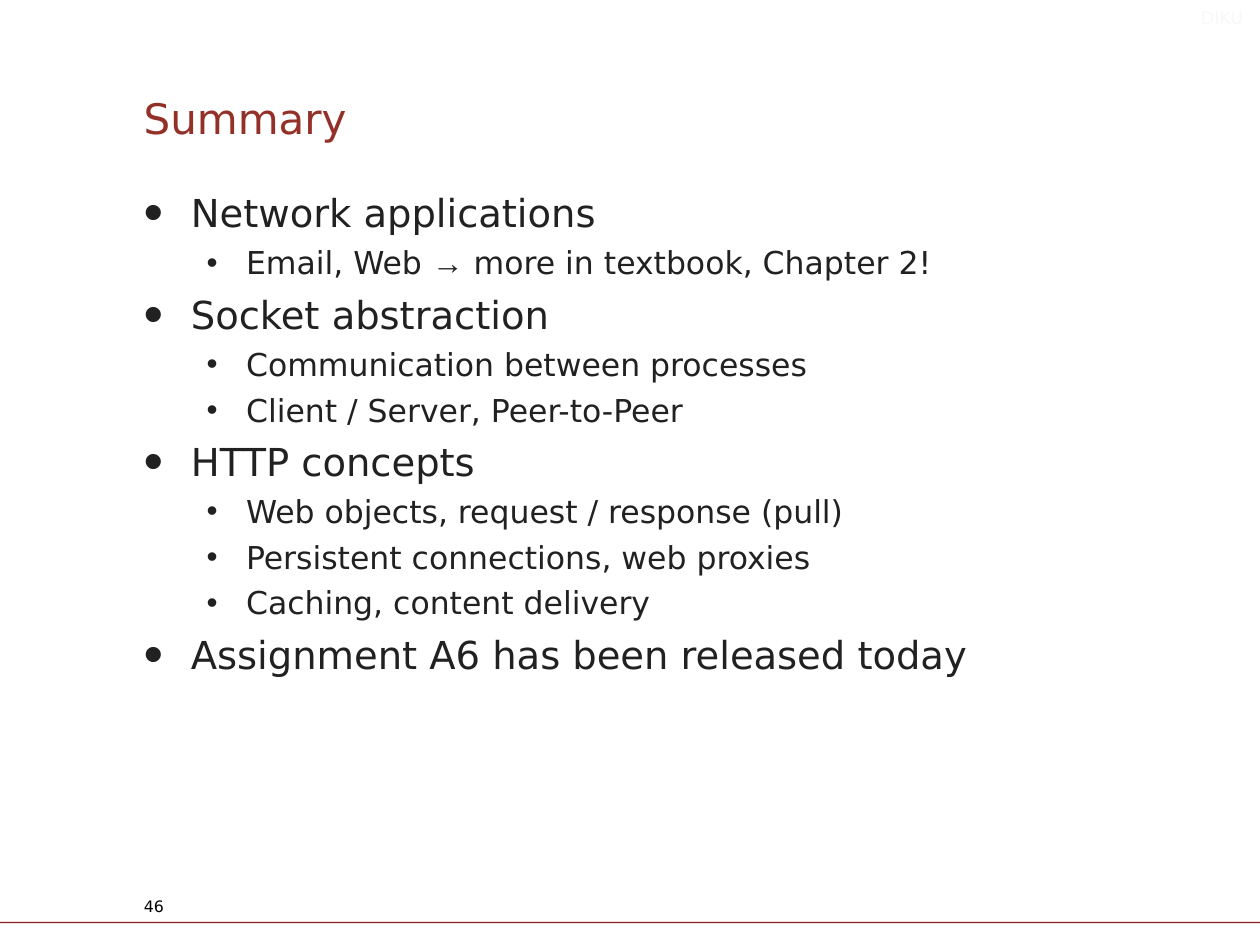
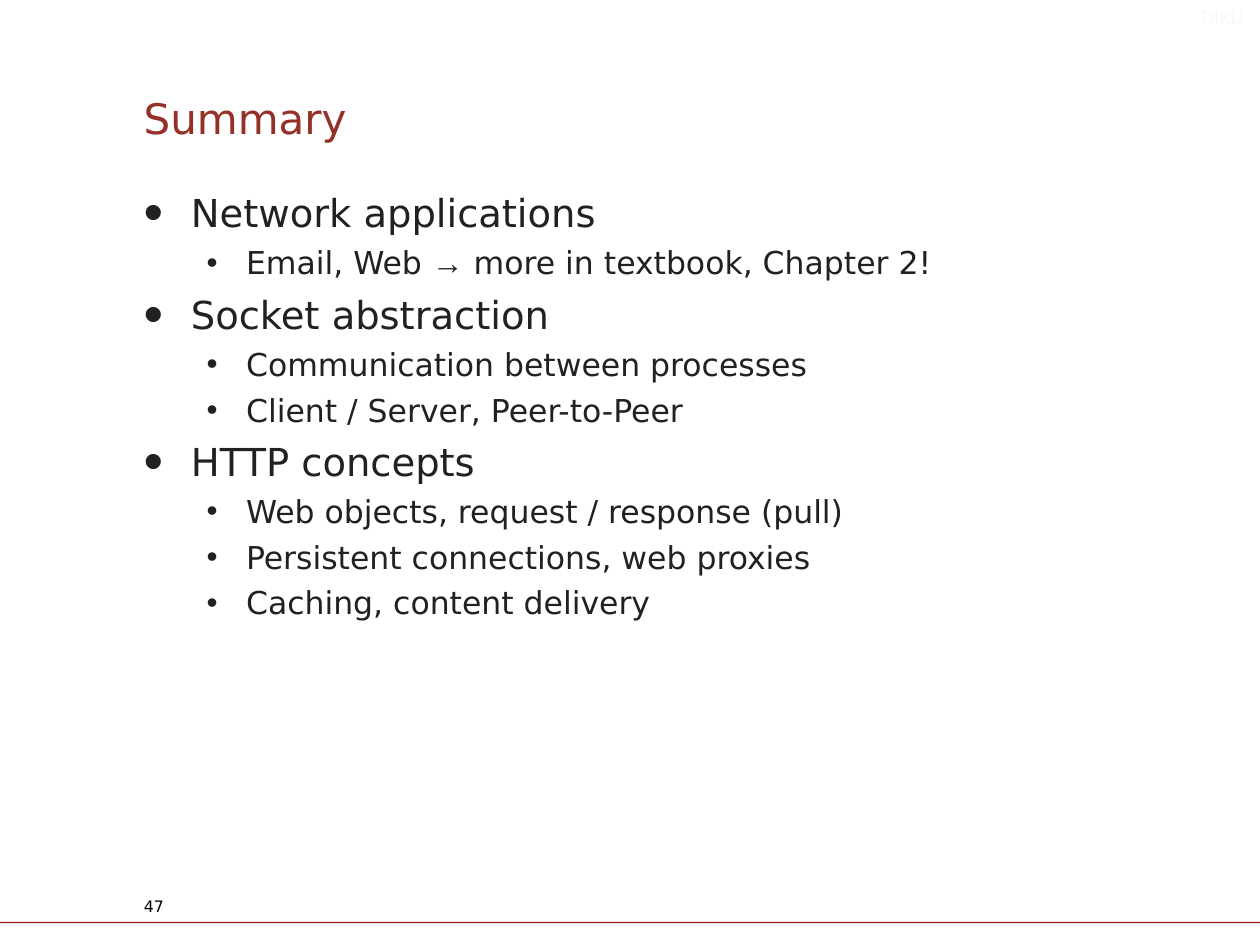
Before and after one commit to diku-compSys/compSys-e2023-pub, a slide deck: slide 47 of lectures/23-11-01_http_caching_and_content_distribution/slides.odp (slide 46 before the commit). Drawn at 1260x945 pixels with LibreOffice and Linux fonts; fonts in the diff are those of the drawing; background and template pictures are left out. Boxes give left, top, right and bottom in pixels: in the first picture for what was removed or moved away, otherwise in the second. Text is boxed around its words. In the diff, an @@ line names an element or a change of style, - is before the commit and + after.

```diff
--- a/lectures/23-11-01_http_caching_and_content_distribution/slides.odp
+++ b/lectures/23-11-01_http_caching_and_content_distribution/slides.odp
@@ text at (191,639,967,677): paragraph removed @@
-• Assignment A6 has been released today
@@ page number at (144,900,164,912): text changed @@
-46
+47
```
Also in this commit, not shown: 3 other slides changed, 1 slide added, 1 slide removed, 5 other files.
